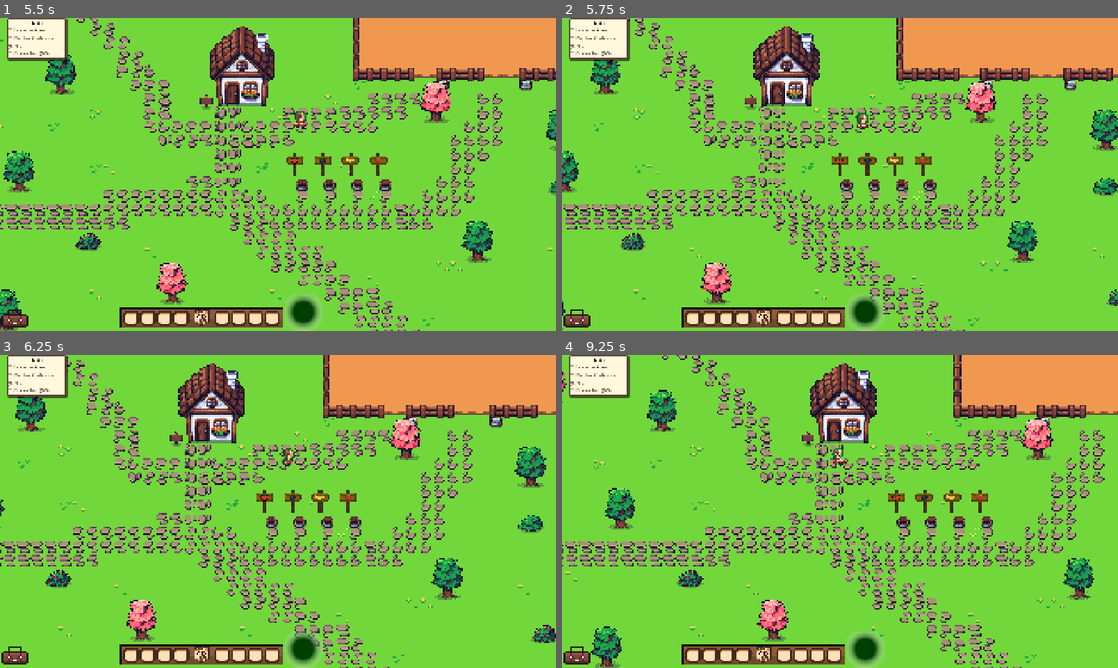
Above: before the commit, frames 1-4 (two rows, left to right).
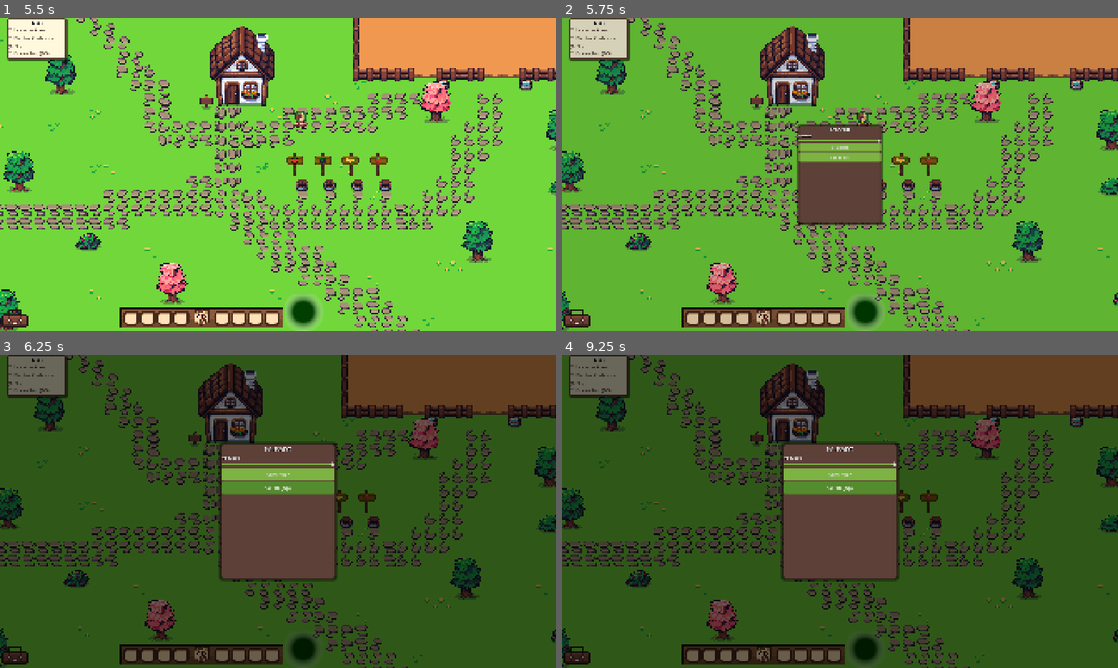
Above: after the commit, the same moments.

Repository: gustavohenriqueT/BosqueDosRecome-os
Game: Godot game, scene res://tittle_screen.tscn
Two runs of this game, one before a commit and one after it. Both use one fixed random seed, a clock stepped at 60 frames per second and the inputs below. Video files are missing from this copy of the repository; at most half a second of black plays in their place.
Inputs (mouse positions are in pixels of both pictures, inside the frame that each line leads up to):
- Up to frame 1 (5.5 s): tap Enter (ui_accept) at 0.5, 0.77, 1.25, 1.52, 3.5, 4.52, 5.27 s; hold D (right) 0.53-2 s; tap C (colher) at 0.6, 3.6, 5.1 s; tap E (interact) at 1.35, 4.35 s; click "START" at 2 s; click "START" at 2.75 s; hold Left (left) 3.53-4.28 s; hold D (right) from 4.28 s (still down)
- Up to frame 2 (5.75 s): keep holding D (right); tap M (menu, bound only after the commit) at 5.65 s
- Up to frame 3 (6.25 s): release D (right) at 5.75 s; click (278, 483) at 5.75 s, where only the run after the commit has a clickable "Continuar"
- Up to frame 4 (9.25 s): hold Left (left) 6.53-7.28 s; tap E (interact) at 6.6, 8.1 s; tap Enter (ui_accept) at 6.77, 8.27, 9.02 s; hold D (right) 7.28-8.03 s; tap C (colher) at 7.35, 8.85 s; hold Left (left) from 8.03 s (still down)

Frame 1 is identical in both runs. In frame 2, 96% of the frame differs, in the area x 0-100%, y 0-100%; in frame 3, 99%; in frame 4, 99%.

Commit message:
novas implementacoes e scripts atualizados

Diff:
--- /dev/null
+++ b/default_bus_layout.tres
@@ -0,0 +1,3 @@
+[gd_resource type="AudioBusLayout" format=3 uid="uid://deo3bbmdh7aau"]
+
+[resource]
--- /dev/null
+++ b/pause_menu.gd
@@ -0,0 +1,69 @@
+extends CanvasLayer
+
+@onready var resume_btn = $PanelContainer/VBoxContainer/ResumeBtn
+@onready var quit_btn = $PanelContainer/VBoxContainer/QuitBtn
+@onready var volume_slider = $PanelContainer/VBoxContainer/VolumeSlider
+@onready var container = $PanelContainer
+@onready var fundo = $ColorRect
+
+func _ready():
+	visible = false
+	get_tree().paused = false
+
+	container.pivot_offset = container.size / 2
+
+	resume_btn.pressed.connect(_on_resume_pressed)
+	quit_btn.pressed.connect(_on_quit_pressed)
+	volume_slider.value_changed.connect(_on_volume_changed)
+
+	var volume_db = AudioServer.get_bus_volume_db(0)
+	volume_slider.value = db_to_linear(volume_db)
+
+func _input(event):
+	if event.is_action_pressed("menu"):
+		toggle_pause()
+
+func toggle_pause():
+	var esta_pausado = !get_tree().paused
+
+	if esta_pausado:
+		abrir_menu()
+	else:
+		fechar_menu()
+
+func abrir_menu():
+	get_tree().paused = true
+	visible = true
+
+	container.pivot_offset = container.size / 2
+	container.scale = Vector2(0, 0)
+	fundo.modulate.a = 0.0
+
+	var tween = create_tween().set_parallel(true)
+	tween.tween_property(container, "scale", Vector2(1, 1), 0.4).set_trans(Tween.TRANS_BACK).set_ease(Tween.EASE_OUT)
+	tween.tween_property(fundo, "modulate:a", 1.0, 0.3)
+
+func fechar_menu():
+	var tween = create_tween().set_parallel(true)
+	tween.tween_property(container, "scale", Vector2(0, 0), 0.2).set_trans(Tween.TRANS_BACK).set_ease(Tween.EASE_IN)
+	tween.tween_property(fundo, "modulate:a", 0.0, 0.2)
+
+	await tween.finished
+
+	visible = false
+	get_tree().paused = false
+
+func _on_resume_pressed():
+	toggle_pause()
+
+func _on_quit_pressed():
+	get_tree().quit()
+
+func _on_volume_changed(value: float):
+	var bus_index = AudioServer.get_bus_index("Master")
+
+	if value <= 0.01:
+		AudioServer.set_bus_mute(bus_index, true)
+	else:
+		AudioServer.set_bus_mute(bus_index, false)
+		AudioServer.set_bus_volume_db(bus_index, linear_to_db(value))
--- /dev/null
+++ b/pause_menu.tscn
@@ -0,0 +1,123 @@
+[gd_scene load_steps=8 format=3 uid="uid://0trdy8gubuly"]
+
+[ext_resource type="Script" uid="uid://s8lgl2losw8y" path="res://pause_menu.gd" id="1_hdmo1"]
+
+[sub_resource type="StyleBoxFlat" id="StyleBoxFlat_hdmo1"]
+bg_color = Color(0.3647059, 0.2509804, 0.21568628, 1)
+border_width_left = 4
+border_width_top = 4
+border_width_right = 4
+border_width_bottom = 4
+border_color = Color(0.24313726, 0.15294118, 0.13725491, 1)
+corner_radius_top_left = 10
+corner_radius_top_right = 10
+corner_radius_bottom_right = 10
+corner_radius_bottom_left = 10
+shadow_size = 10
+
+[sub_resource type="StyleBoxFlat" id="StyleBoxFlat_2nc7s"]
+content_margin_top = 4.0
+content_margin_bottom = 4.0
+bg_color = Color(0.24313726, 0.15294118, 0.13725491, 1)
+
+[sub_resource type="StyleBoxFlat" id="StyleBoxFlat_d3xb4"]
+bg_color = Color(0.4862745, 0.7019608, 0.25882354, 1)
+
+[sub_resource type="StyleBoxFlat" id="StyleBoxFlat_nwcfo"]
+content_margin_left = 20.0
+content_margin_top = 10.0
+content_margin_right = 20.0
+content_margin_bottom = 10.0
+bg_color = Color(0.4862745, 0.7019608, 0.25882354, 1)
+corner_radius_top_left = 5
+corner_radius_top_right = 5
+corner_radius_bottom_right = 5
+corner_radius_bottom_left = 5
+
+[sub_resource type="StyleBoxFlat" id="StyleBoxFlat_05uyy"]
+content_margin_left = 10.0
+content_margin_top = 10.0
+content_margin_right = 10.0
+content_margin_bottom = 10.0
+bg_color = Color(0.6117647, 0.8, 0.39607844, 1)
+corner_radius_top_left = 5
+corner_radius_top_right = 5
+corner_radius_bottom_right = 5
+corner_radius_bottom_left = 5
+
+[sub_resource type="StyleBoxFlat" id="StyleBoxFlat_p81d2"]
+content_margin_left = 10.0
+content_margin_top = 10.0
+content_margin_right = 10.0
+content_margin_bottom = 10.0
+bg_color = Color(0.33333334, 0.54509807, 0.18431373, 1)
+corner_radius_top_left = 5
+corner_radius_top_right = 5
+corner_radius_bottom_right = 5
+corner_radius_bottom_left = 5
+
+[node name="PauseMenu" type="CanvasLayer"]
+process_mode = 3
+layer = 100
+script = ExtResource("1_hdmo1")
+
+[node name="ColorRect" type="ColorRect" parent="."]
+anchors_preset = 15
+anchor_right = 1.0
+anchor_bottom = 1.0
+grow_horizontal = 2
+grow_vertical = 2
+color = Color(0, 0, 0, 0.5882353)
+
+[node name="PanelContainer" type="PanelContainer" parent="."]
+anchors_preset = 8
+anchor_left = 0.5
+anchor_top = 0.5
+anchor_right = 0.5
+anchor_bottom = 0.5
+offset_left = -198.5
+offset_top = -233.15875
+offset_right = 198.5
+offset_bottom = 233.15875
+grow_horizontal = 2
+grow_vertical = 2
+theme_override_styles/panel = SubResource("StyleBoxFlat_hdmo1")
+
+[node name="VBoxContainer" type="VBoxContainer" parent="PanelContainer"]
+layout_mode = 2
+
+[node name="Pausado" type="Label" parent="PanelContainer/VBoxContainer"]
+layout_mode = 2
+size_flags_horizontal = 4
+theme_override_colors/font_color = Color(1, 1, 1, 1)
+theme_override_colors/font_shadow_color = Color(0, 0, 0, 1)
+theme_override_font_sizes/font_size = 20
+text = "PAUSADO"
+
+[node name="Volume Master" type="Label" parent="PanelContainer/VBoxContainer"]
+layout_mode = 2
+theme_override_colors/font_color = Color(1, 1, 1, 1)
+theme_override_colors/font_shadow_color = Color(0, 0, 0, 1)
+text = "Volume"
+
+[node name="VolumeSlider" type="HSlider" parent="PanelContainer/VBoxContainer"]
+layout_mode = 2
+theme_override_styles/slider = SubResource("StyleBoxFlat_2nc7s")
+theme_override_styles/grabber_area = SubResource("StyleBoxFlat_d3xb4")
+max_value = 1.0
+step = 0.01
+value = 1.0
+
+[node name="ResumeBtn" type="Button" parent="PanelContainer/VBoxContainer"]
+layout_mode = 2
+theme_override_styles/normal = SubResource("StyleBoxFlat_nwcfo")
+theme_override_styles/pressed = SubResource("StyleBoxFlat_05uyy")
+theme_override_styles/hover = SubResource("StyleBoxFlat_p81d2")
+text = "Continuar"
+
+[node name="QuitBtn" type="Button" parent="PanelContainer/VBoxContainer"]
+layout_mode = 2
+theme_override_styles/normal = SubResource("StyleBoxFlat_nwcfo")
+theme_override_styles/pressed = SubResource("StyleBoxFlat_05uyy")
+theme_override_styles/hover = SubResource("StyleBoxFlat_p81d2")
+text = "Sair do Jogo"
--- a/principal.tscn
+++ b/principal.tscn
@@ -45,6 +45,7 @@
 [ext_resource type="PackedScene" uid="uid://deq43ulbi812h" path="res://sapo.tscn" id="43_a20yj"]
 [ext_resource type="Script" uid="uid://b64v7letyd0i8" path="res://coelho_spawner.gd" id="44_afqqb"]
 [ext_resource type="PackedScene" uid="uid://0bhdrugix3aw" path="res://coelho.tscn" id="45_n873l"]
+[ext_resource type="PackedScene" uid="uid://0trdy8gubuly" path="res://pause_menu.tscn" id="46_d61ut"]
 
 [sub_resource type="ShaderMaterial" id="ShaderMaterial_uvwpy"]
 shader = ExtResource("4_jmlps")
@@ -1405,6 +1406,9 @@
 position = Vector2(1450, 323)
 script = ExtResource("44_afqqb")
 cena_coelho = ExtResource("45_n873l")
+
+[node name="PauseMenu" parent="." instance=ExtResource("46_d61ut")]
+visible = false
 
 [connection signal="body_entered" from="Plantacao/Tomate" to="Plantacao/Tomate" method="_on_body_entered"]
 [connection signal="body_exited" from="Plantacao/Tomate" to="Plantacao/Tomate" method="_on_body_exited"]
--- a/project.godot
+++ b/project.godot
@@ -78,6 +78,11 @@
 "events": [Object(InputEventKey,"resource_local_to_scene":false,"resource_name":"","device":-1,"window_id":0,"alt_press …(195 unchanged characters)…
 ]
 }
+menu={
+"deadzone": 0.2,
+"events": [Object(InputEventKey,"resource_local_to_scene":false,"resource_name":"","device":-1,"window_id":0,"alt_pressed":false,"shift_pressed":false,"ctrl_pressed":false,"meta_pressed":false,"pressed":false,"keycode":0,"physical_keycode":77,"key_label":0,"unicode":109,"location":0,"echo":false,"script":null)
+]
+}
 
 [rendering]
 
Not shown: 1 places in principal.tscn that only renumber resources
